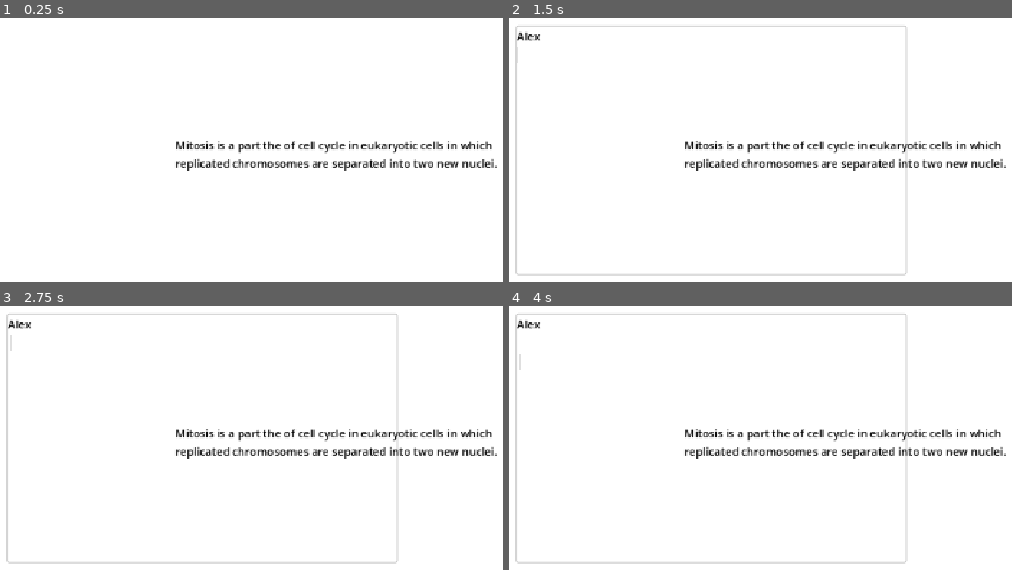
Above: before the commit, frames 1-4 (two rows, left to right).
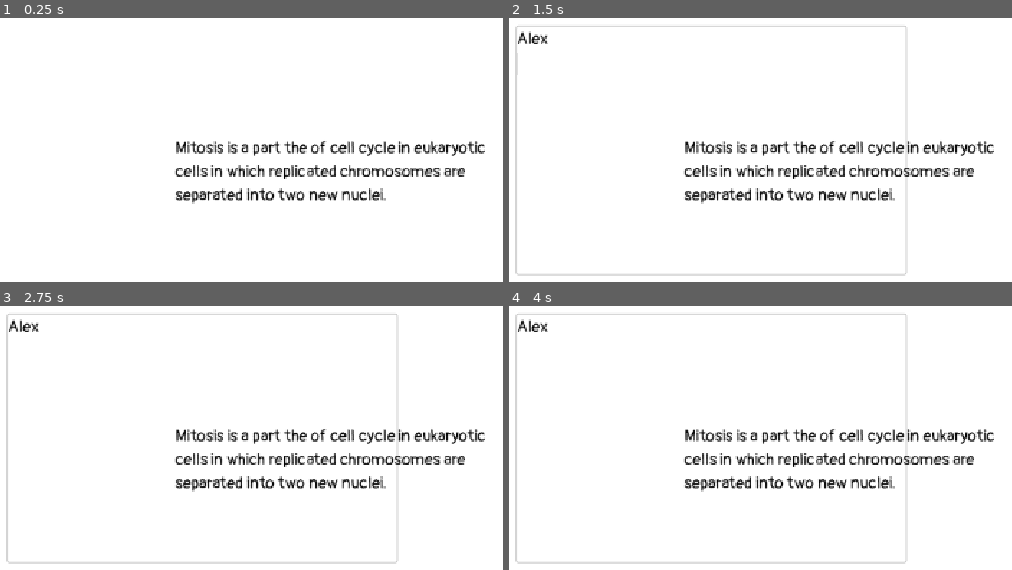
Above: after the commit, the same moments.

Repository: Vick-St3r/haven-keyboard
Game: Godot game, scene res://scenes/main_game.tscn
The game is run twice, just before and just after one commit, with the same random seed, the same clock (stepped at 60 frames per second) and the same inputs.
Inputs (mouse positions are in pixels of both pictures, inside the frame that each line leads up to):
- Up to frame 1 (0.25 s): no input
- Up to frame 2 (1.5 s): click (710, 150) at 0.52 s; type "Alex" at 0.6 s; tap Enter at 1.25 s
- Up to frame 3 (2.75 s): tap Space at 2 s
- Up to frame 4 (4 s): tap Enter at 2.75 s; tap Space at 3.5 s

The runs differ from the first frame. In frame 1, 5.7% of the frame differs, in the area x 34-99%, y 46-71%; in frame 2, 5.9%; in frame 3, 5.9%, in the area x 1-99%, y 4-71%; in frame 4, 5.9%.

Commit message:
Change font

Diff:
--- a/scenes/main_game.tscn
+++ b/scenes/main_game.tscn
@@ -1,6 +1,7 @@
 [gd_scene format=3 uid="uid://busa3fghdrpvl"]
 
 [ext_resource type="Script" uid="uid://duvtpi0ndv331" path="res://scripts/main_game.gd" id="1_s3esy"]
+[ext_resource type="FontFile" uid="uid://lsxuyc7dq7r5" path="res://assets/font/Pangolin-Regular.ttf" id="2_72e8q"]
 
 [sub_resource type="CanvasTexture" id="CanvasTexture_xrivr"]
 
@@ -25,6 +26,8 @@
 offset_right = 660.0
 offset_bottom = 399.0
 theme_override_colors/font_color = Color(0, 0, 0, 1)
+theme_override_fonts/font = ExtResource("2_72e8q")
+theme_override_font_sizes/font_size = 24
 theme_override_styles/normal = SubResource("StyleBoxEmpty_72e8q")
 wrap_mode = 1
 
@@ -34,6 +37,8 @@
 offset_right = 838.0
 offset_bottom = 225.0
 theme_override_colors/font_color = Color(0, 0, 0, 1)
+theme_override_fonts/font = ExtResource("2_72e8q")
+theme_override_font_sizes/font_size = 24
 autowrap_mode = 3
 
 [connection signal="text_changed" from="TextEdit" to="." method="_on_text_edit_text_changed"]
Binary file added: assets/font/Pangolin-Regular.ttf
Not shown, added: assets/font/Pangolin-Regular.ttf.import
